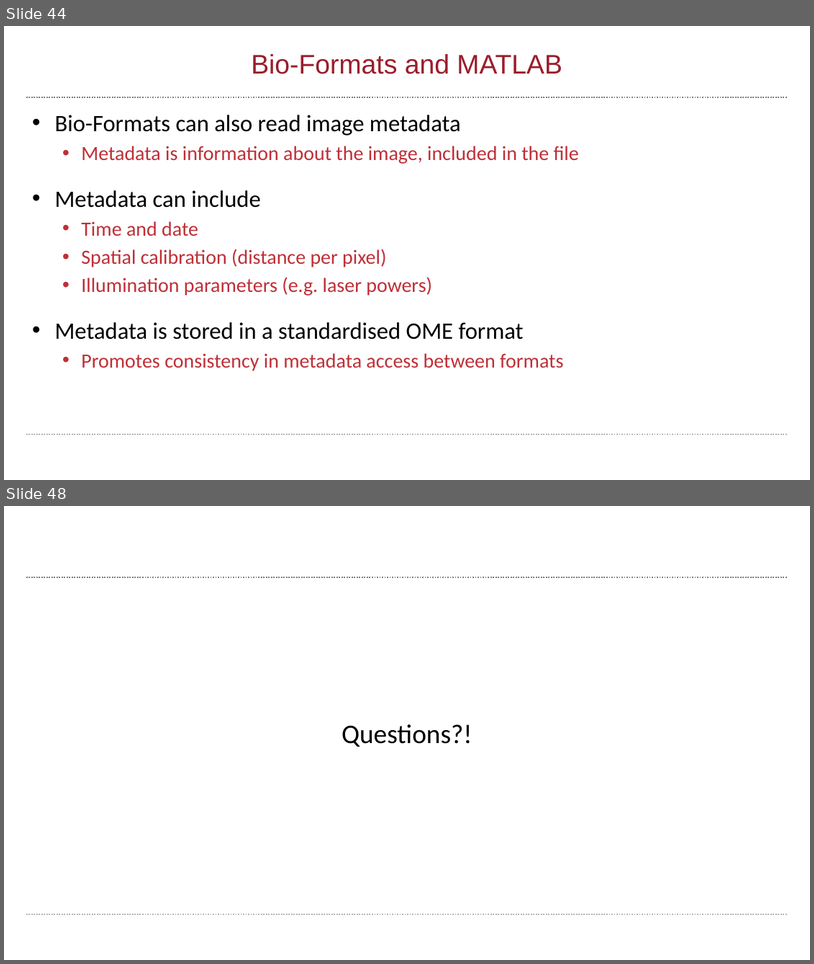
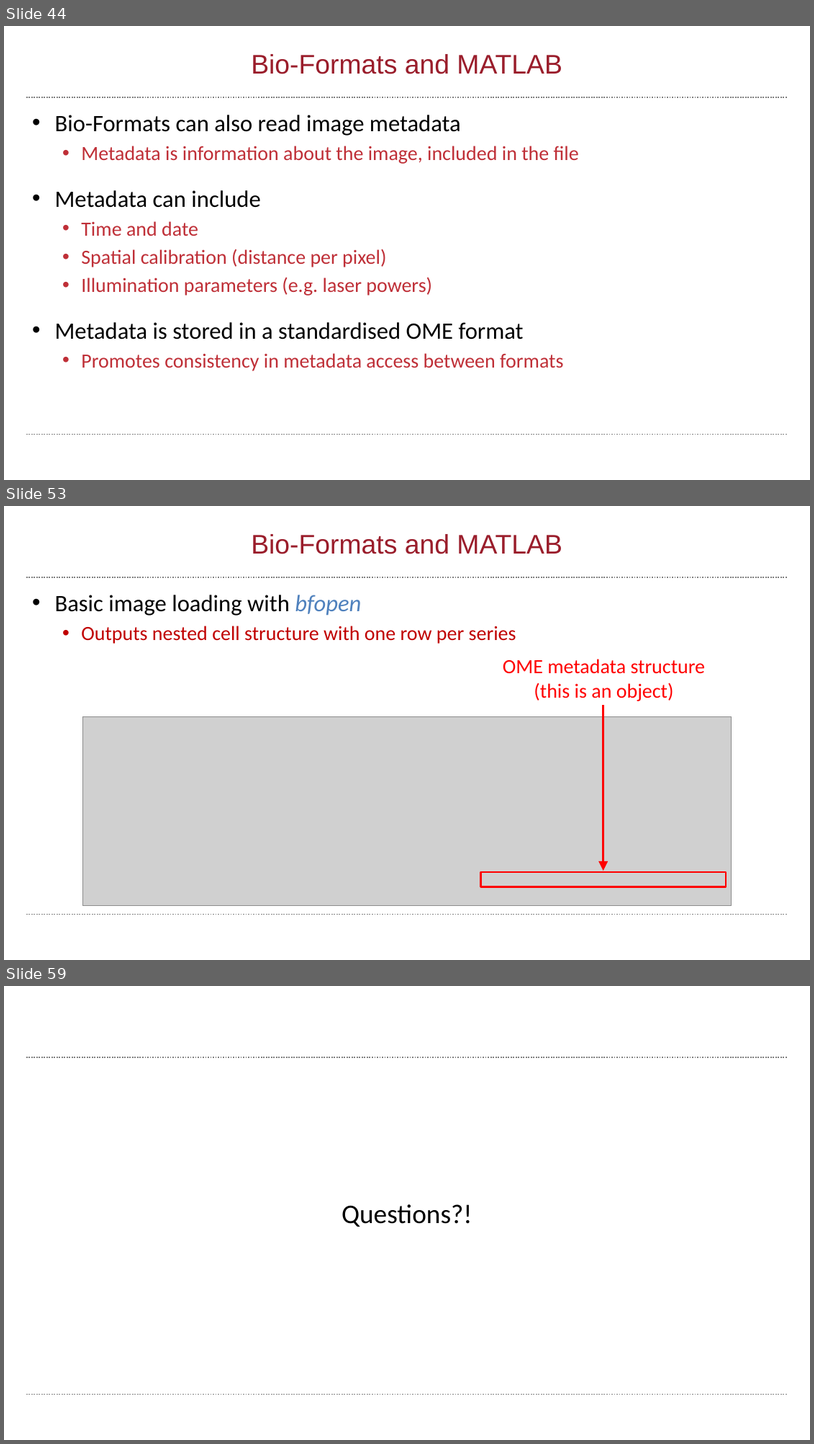
Before and after one commit to wbif-bristol/MATLAB-course, a slide deck: Session 3 - Advanced data structures/MATLAB Session 3.pptx. Shown one above the other, each under a label of ours: slides 44 and 48 before the commit, slides 44, 53 and 59 after it; the slides between them are not shown. The pictures are 814x964 and 814x1444 pixels, drawn with LibreOffice and Linux fonts; fonts in the diff are those of the drawing; grey boxes stand for pictures; background and template pictures are left out. Boxes give left, top, right and bottom in pixels: in the first picture for what was removed or moved away, otherwise in the second. Text is boxed around its words. In the diff, an @@ line names an element or a change of style, - is before the commit and + after.

Commit message:
Added more on Bio-Formats

```diff
--- a/Session 3 - Advanced data structures/MATLAB Session 3.pptx
+++ b/Session 3 - Advanced data structures/MATLAB Session 3.pptx
@@ slide 53 added at [4,506,810,960], background #FFFFFF; not listed: 2 template elements that a slide beside it also shows @@
@@ title added at [251,534,563,554], 32 pt, text #9A1D2B @@
+Bio-Formats and MATLAB
@@ text added at [55,595,517,644], 24 pt, text #C00000 @@
+• Basic image loading with bfopen
+  • Outputs nested cell structure with one row per series
@@ text added at [503,659,706,701], 24 pt, text #FF0000 @@
+OME metadata structure
+(this is an object)
@@ picture added at [82,716,732,906] @@
@@ arrow added from (604, 705) to (604, 870), #FF0000 2.25 pt @@
@@ rectangle added at [481,871,726,886], outline #FF0000 2 pt @@
@@ what was slide 48 is now slide 59 @@
```
Also in this commit, not shown: 1 slide changed, 12 other slides added, 2 slides removed, 7 other files.
